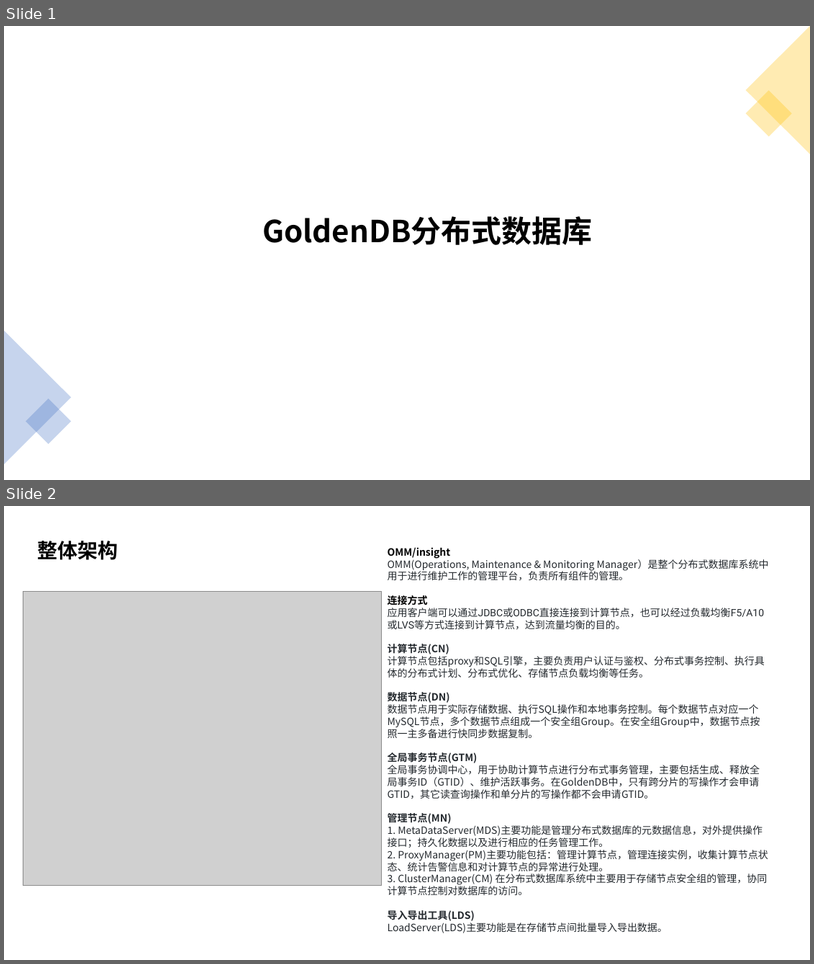
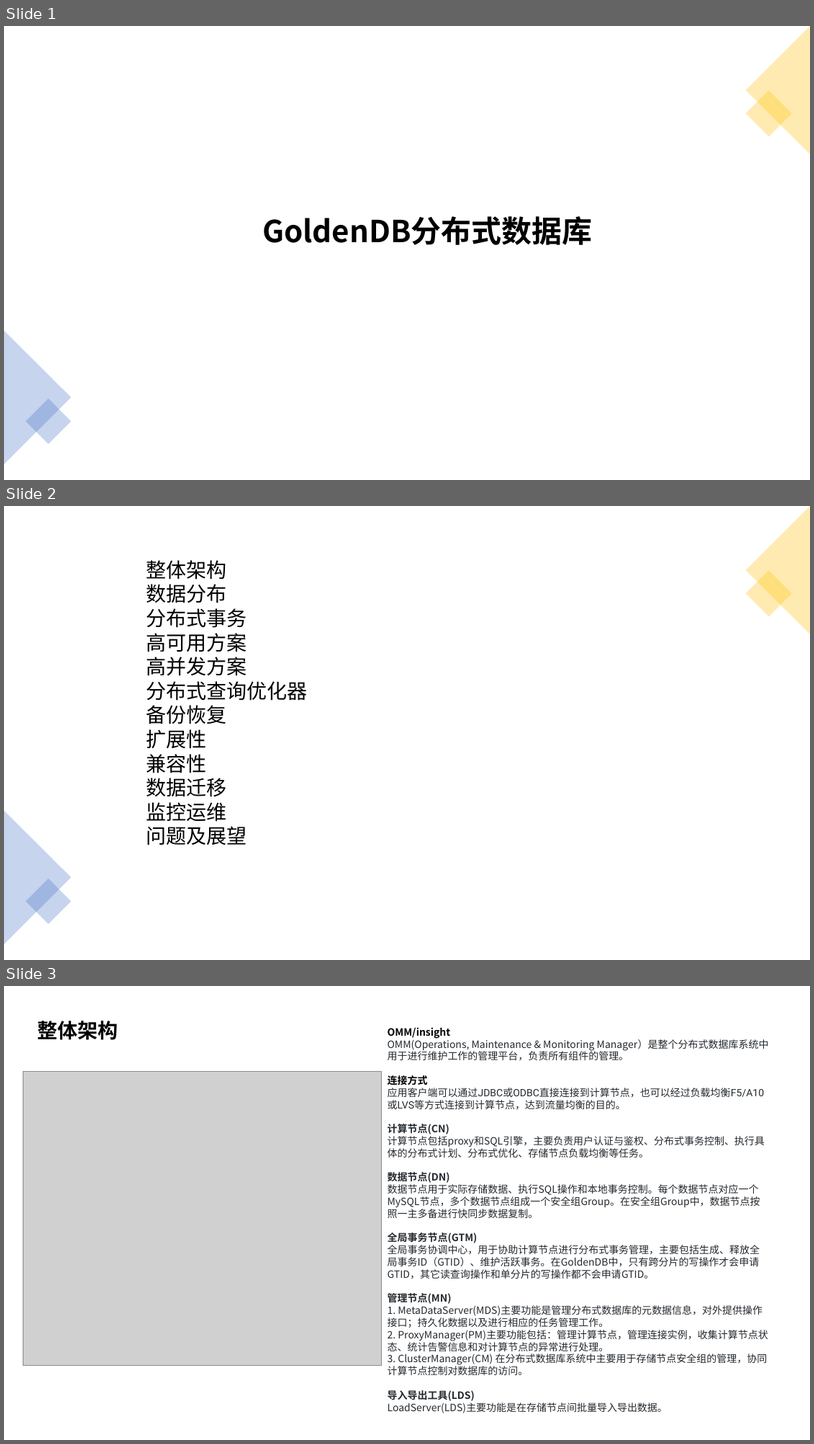
Before and after one commit to yedushusheng/mysql-learning, a slide deck: 28. OLTP/GoldenDB分布式数据库.pptx. Shown one above the other, each under a label of ours: slides 1 and 2 before the commit, slides 1, 2 and 3 after it. The pictures are 814x964 and 814x1444 pixels, drawn with LibreOffice and Linux fonts; fonts in the diff are those of the drawing; grey boxes stand for pictures. Boxes give left, top, right and bottom in pixels: in the first picture for what was removed or moved away, otherwise in the second. Text is boxed around its words. In the diff, an @@ line names an element or a change of style, - is before the commit and + after.

```diff
--- a/28. OLTP/GoldenDB分布式数据库.pptx
+++ b/28. OLTP/GoldenDB分布式数据库.pptx
@@ slide 2 added at <box>4,506,810,960</box>, background #FFFFFF @@
@@ triangle added at <box>746,506,810,634</box>, fill #FFC000 at 30% opacity @@
@@ text added at <box>146,560,307,845</box>, 24 pt, text #000000 @@
+整体架构
+数据分布
+分布式事务
+高可用方案
+高并发方案
+分布式查询优化器
+备份恢复
+扩展性
+兼容性
+数据迁移
+监控运维
+问题及展望
@@ rectangle added at <box>746,571,792,617</box>, fill #FFC000 at 30% opacity @@
@@ triangle added at <box>4,811,71,944</box>, fill #4472C4 at 30% opacity @@
@@ rectangle added at <box>26,878,71,924</box>, fill #4472C4 at 30% opacity @@
@@ what was slide 2 is now slide 3 @@
```
Also in this commit, not shown: 8 slides changed, 1 slide removed.
